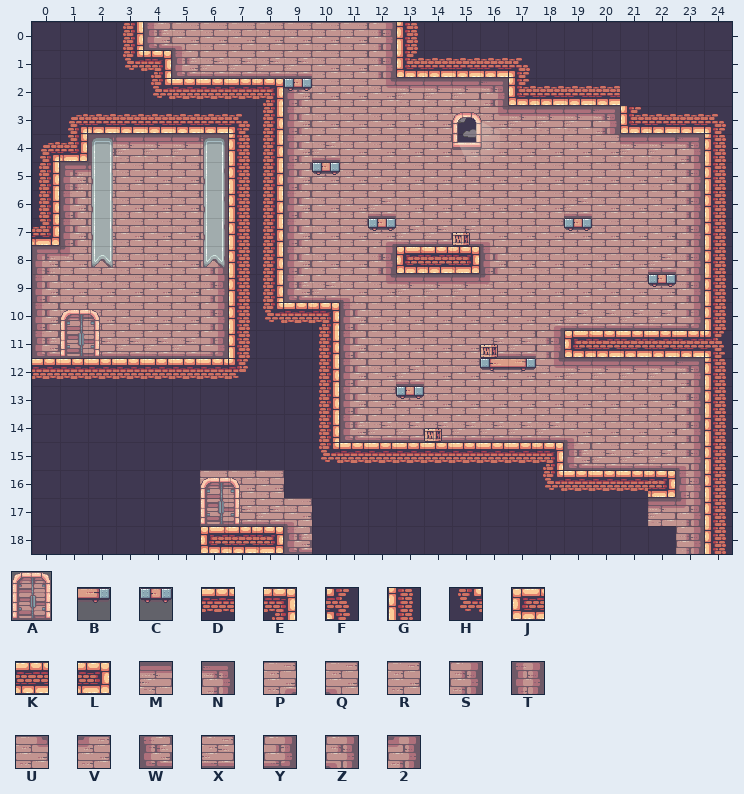
A Tiled map gets an edit: Mapas Tilemaps files/Level1/level1h.tmx. That is the earlier state.
Cells are 32x32 px. Shown: x 0..24, y 0..18. Not drawn, because the pictures are missing: unchanged layers "Decorations2", "Decorations3".
Key: from "Opening (46x56)": A 0; from "decoration level1": B 18, C 19; from "tileset lv1": D 21, E 22, F 29, G 39, H 45, J 96, K 97, L 98, M 135, N 136, P 140, Q 141, R 154, S 155, T 157, U 159, V 160, W 172, X 173, Y 174, Z 201, 2 220.
_ is an empty cell.
Layers that did not change in this view are not listed.
Layer "Walls" before, first column x 16:
 9 VRRRRRRSG
10 RRPXXXXYG
11 XXSJKKKKF
12 RRUMMMMNG
13 RRRRRRRSG
14 XXXQRRRSG
15 DDEWXXXZG
16 __HDDDLTG
17 ______M2G
18 _______SG
The result:
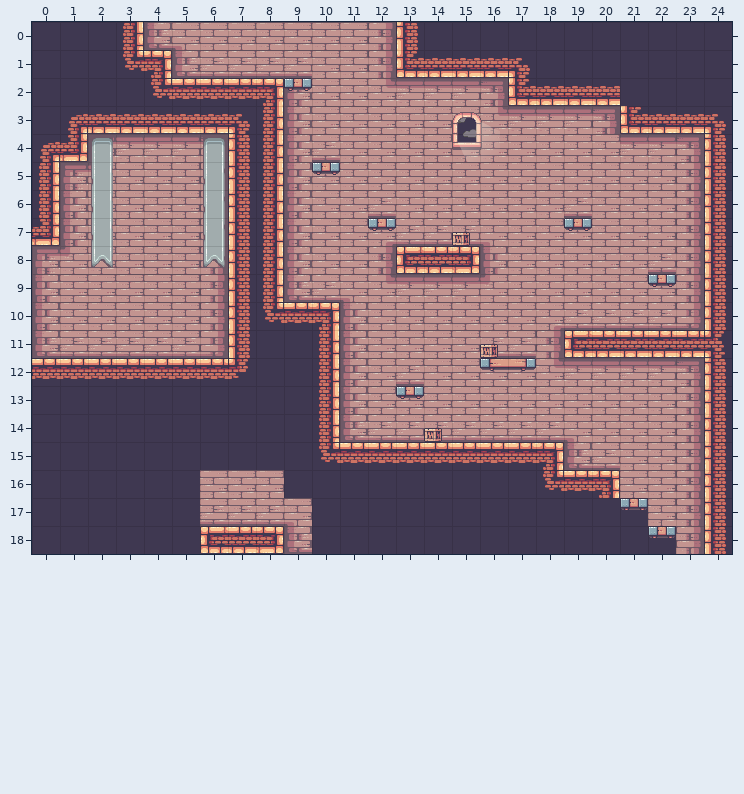
Change:
Changed rows in their new state; . is an unchanged cell.
Layer "Walls":
first column x 20:
15 .RRS
16 ERRS
17 ..RS
Layer "doors" (now hidden):
first column x 1:
11 _
first column x 6:
17 _
Layer "Platforms":
first column x 21:
17 C.
18 .C
